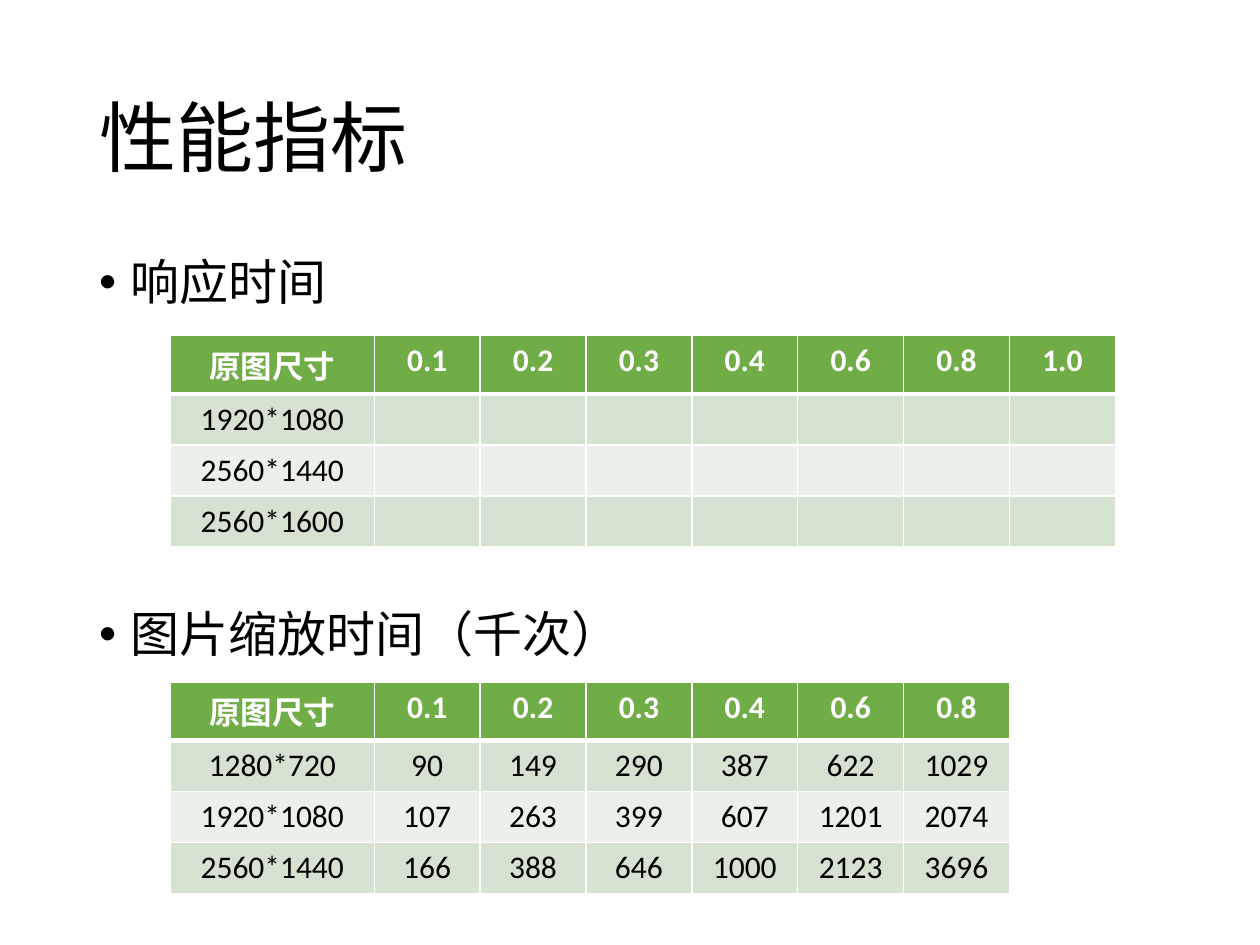
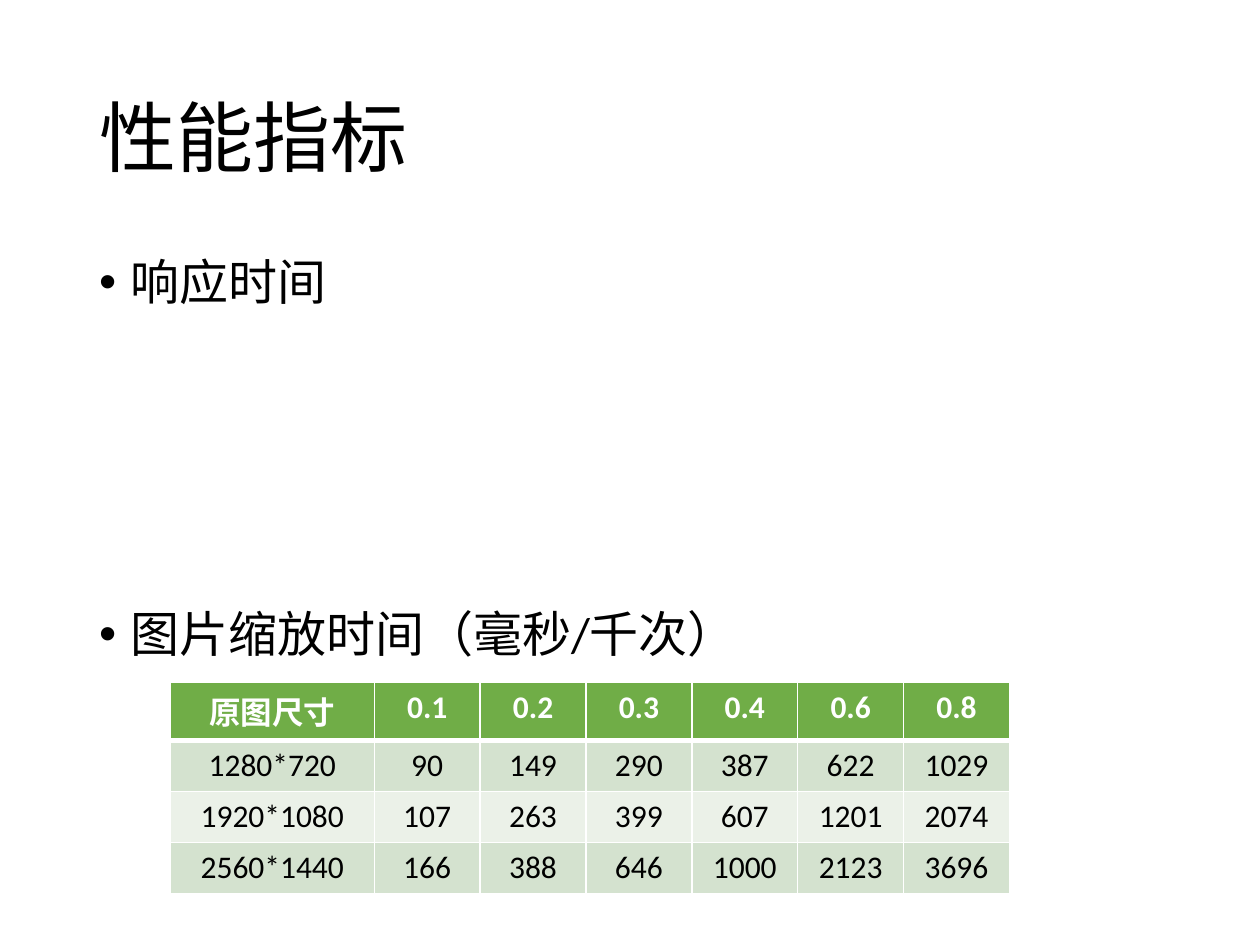
Before and after one commit to WMBao/ImageAccelerator, a slide deck: slide 12 of ImageAccelerator.pptx. Drawn at 1260x945 pixels with LibreOffice and Linux fonts; fonts in the diff are those of the drawing. Boxes give left, top, right and bottom in pixels: in the first picture for what was removed or moved away, otherwise in the second. Text is boxed around its words. In the diff, an @@ line names an element or a change of style, - is before the commit and + after.

```diff
--- a/ImageAccelerator.pptx
+++ b/ImageAccelerator.pptx
@@ table removed at <box>170,335,1115,539</box>, 4 rows, 8 columns @@
-原图尺寸 | 0.1 | 0.2 | 0.3 | 0.4 | 0.6 | 0.8 | 1.0
-1920*1080 |  |  |  |  |  |  | 
-2560*1440 |  |  |  |  |  |  | 
-2560*1600 |  |  |  |  |  |  | 
@@ text at <box>131,610,737,657</box>: text changed @@
-• 图片缩放时间（千次）
+• 图片缩放时间（毫秒/千次）
```
Also in this commit, not shown: 2 other slides changed, 3 other files.
